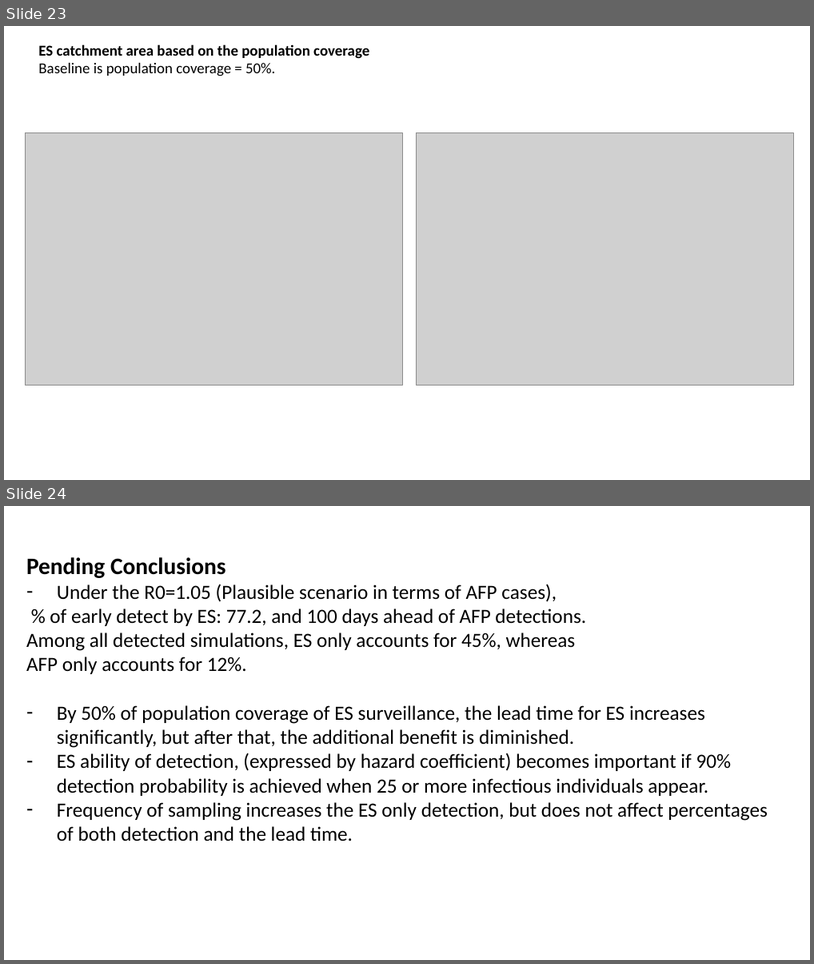
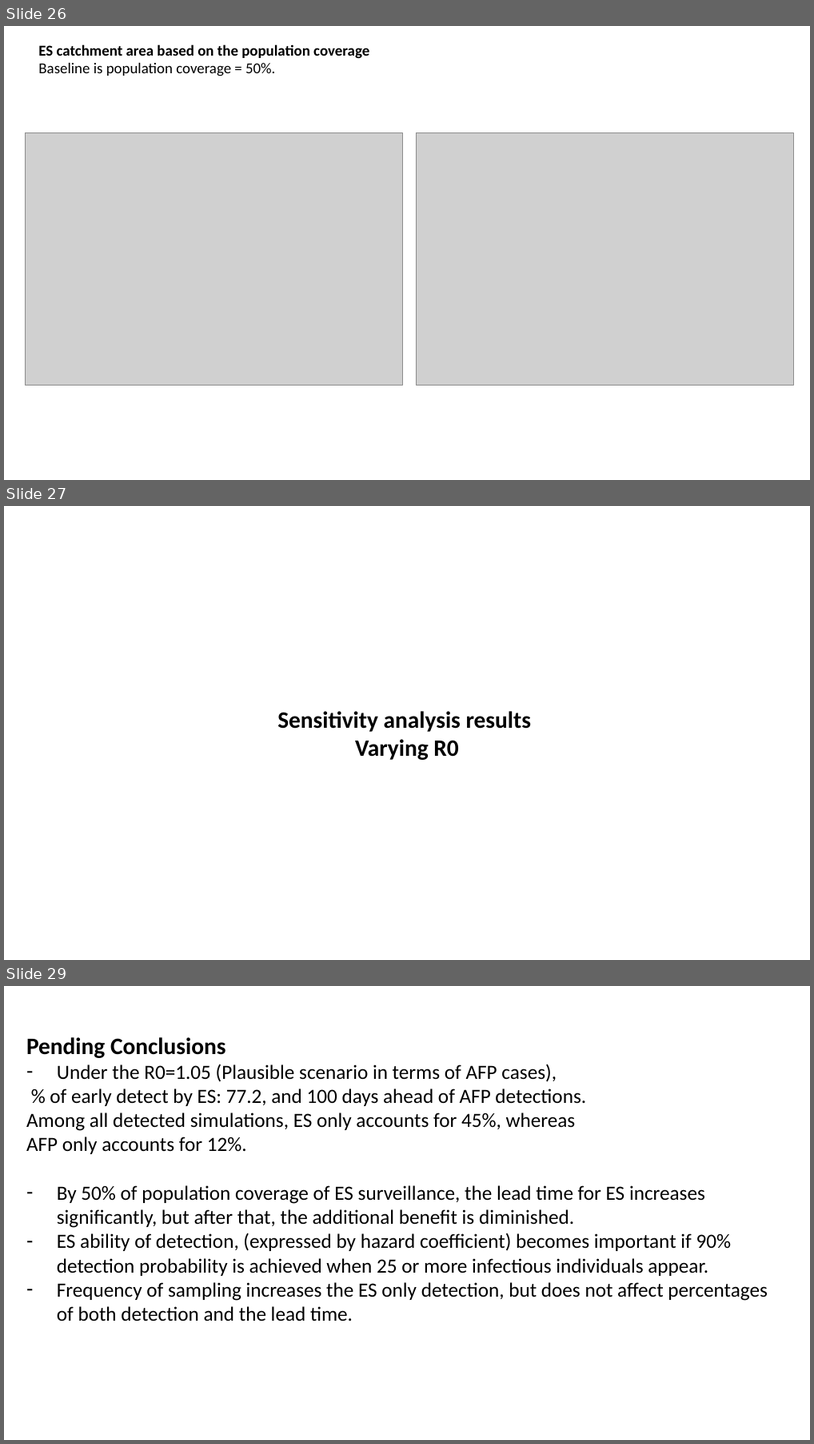
Before and after one commit to toshiakiasakura/polio_environmental_surveillance, a slide deck: doc_ideas/20230702_baseline_results.pptx. Shown one above the other, each under a label of ours: slides 23 and 24 before the commit, slides 26, 27 and 29 after it; the slides between them are not shown. The pictures are 814x964 and 814x1444 pixels, drawn with LibreOffice and Linux fonts; fonts in the diff are those of the drawing; grey boxes stand for pictures. Boxes give left, top, right and bottom in pixels: in the first picture for what was removed or moved away, otherwise in the second. Text is boxed around its words. In the diff, an @@ line names an element or a change of style, - is before the commit and + after.

```diff
--- a/doc_ideas/20230702_baseline_results.pptx
+++ b/doc_ideas/20230702_baseline_results.pptx
@@ slide 27 added at bbox=[4, 506, 810, 960], background #FFFFFF @@
@@ text added at bbox=[278, 711, 531, 760], 28 pt, text #000000, bold @@
+Sensitivity analysis results
+Varying R0
@@ what was slide 23 is now slide 26 @@
@@ what was slide 24 is now slide 29 @@
```
Also in this commit, not shown: 7 other slides added, 1 slide removed, 52 other files.
